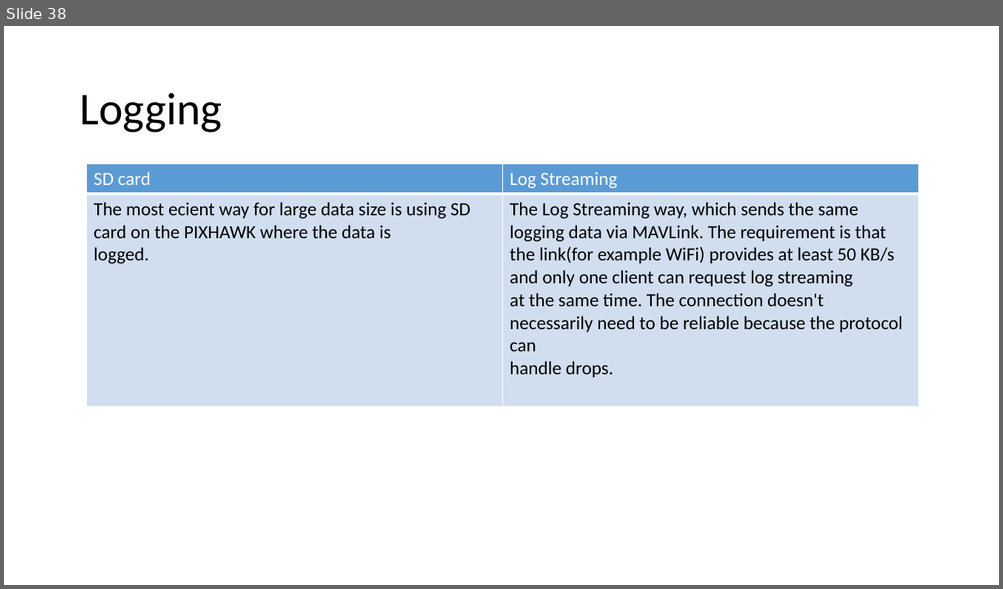
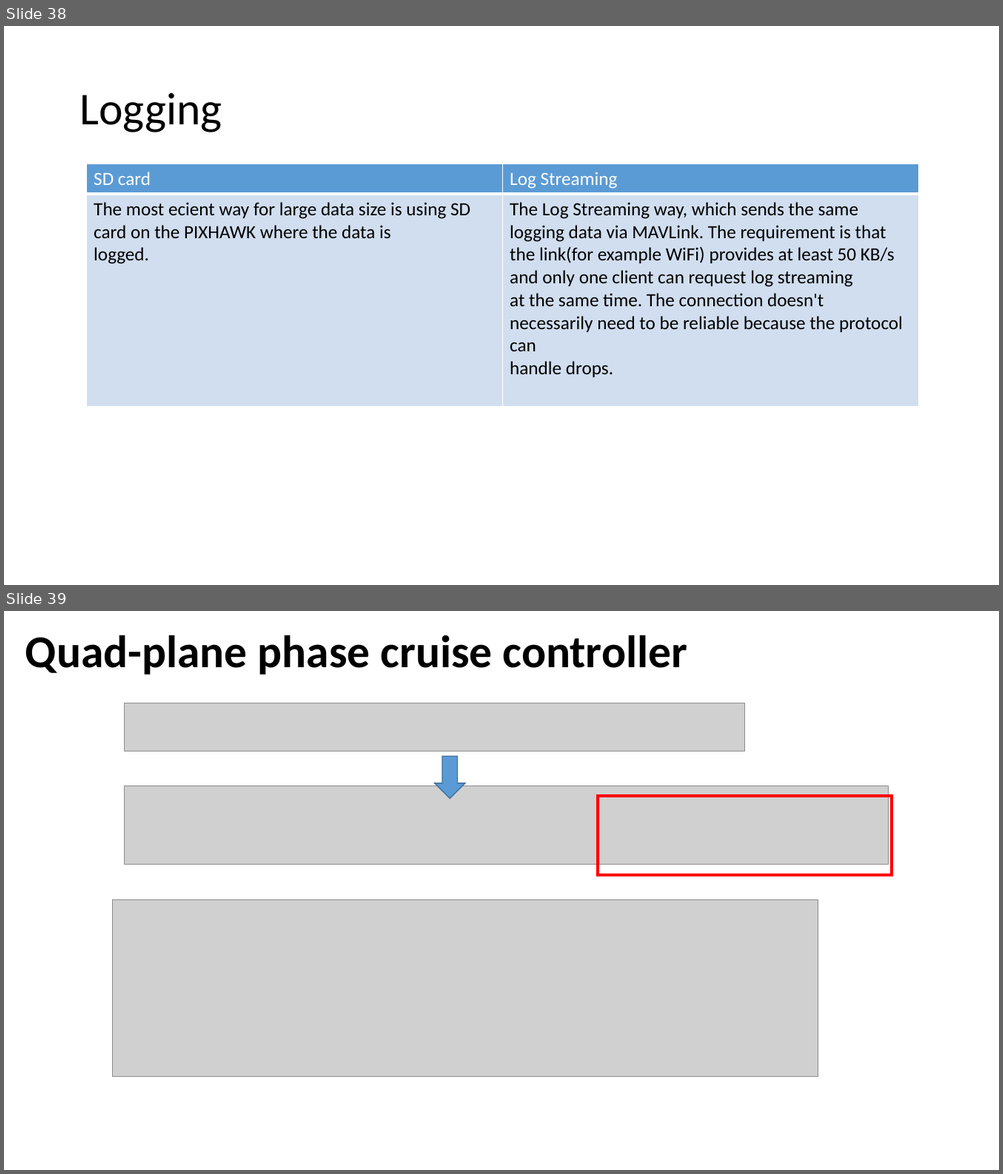
Before and after one commit to mohamedkhattab2019/graduation-project, a slide deck: presentation/Chapters Autopilot & vision and OA.pptx. Shown one above the other, each under a label of ours: slide 38 before the commit, slides 38 and 39 after it. The pictures are 1003x589 and 1003x1174 pixels, drawn with LibreOffice and Linux fonts; fonts in the diff are those of the drawing; grey boxes stand for pictures. Boxes give left, top, right and bottom in pixels: in the first picture for what was removed or moved away, otherwise in the second. Text is boxed around its words. In the diff, an @@ line names an element or a change of style, - is before the commit and + after.

Commit message:
adding Cruise Controller

```diff
--- a/presentation/Chapters Autopilot & vision and OA.pptx
+++ b/presentation/Chapters Autopilot & vision and OA.pptx
@@ slide 39 added at (x1=4, y1=611, x2=999, y2=1170), background #FFFFFF @@
@@ title added at (x1=25, y1=635, x2=688, y2=675), 44 pt, text #000000, bold @@
+Quad-plane phase cruise controller
@@ picture added at (x1=124, y1=703, x2=744, y2=752) @@
@@ down arrow added at (x1=435, y1=757, x2=465, y2=799), fill #5B9BD5, outline #43739E 1 pt @@
@@ picture added at (x1=124, y1=786, x2=888, y2=864) @@
@@ rectangle added at (x1=598, y1=796, x2=892, y2=875), outline #FF0000 3 pt @@
@@ picture added at (x1=112, y1=900, x2=817, y2=1076) @@
```
Also in this commit, not shown: 2 other slides added, 1 slide removed, 7 other files.
